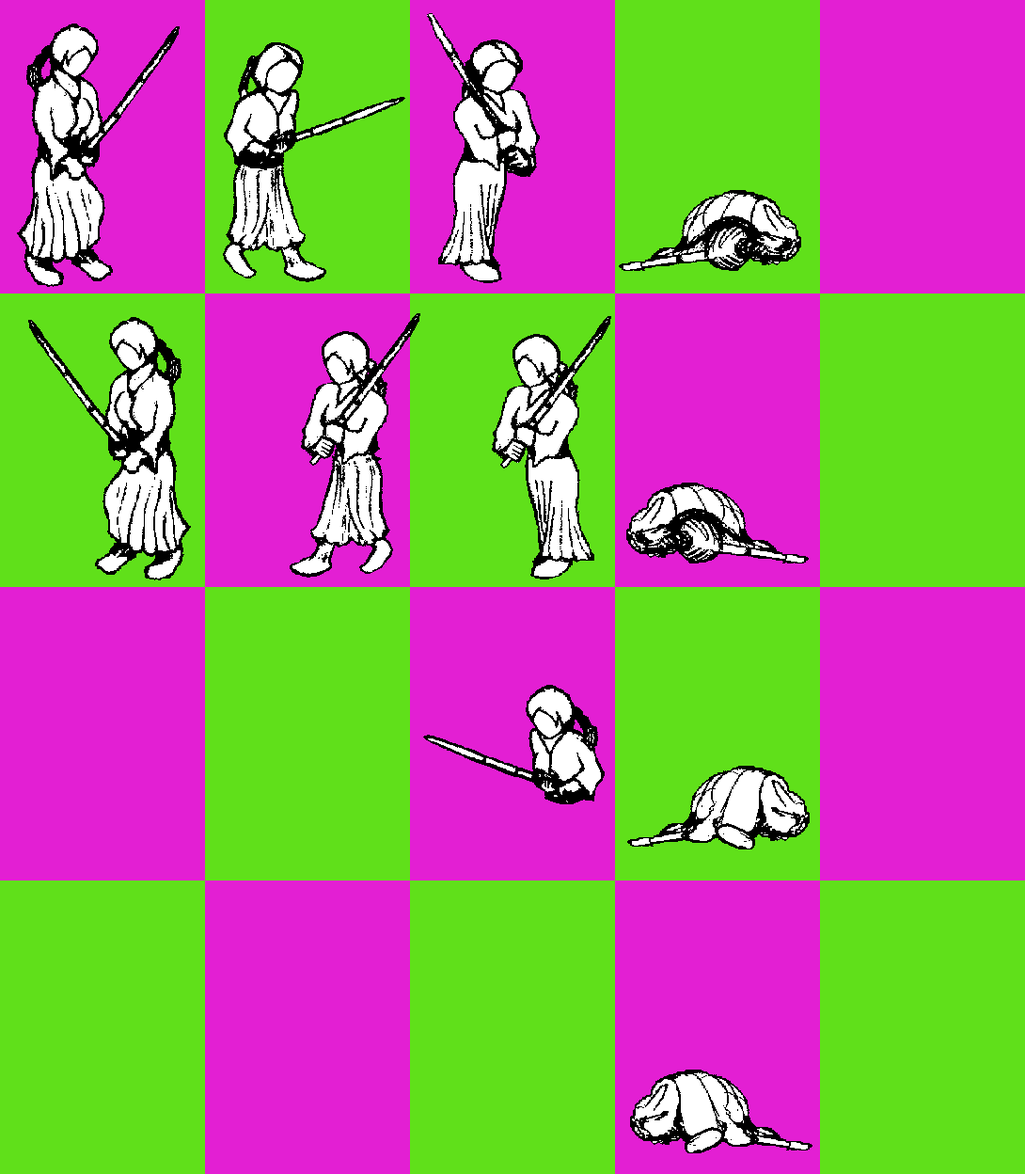
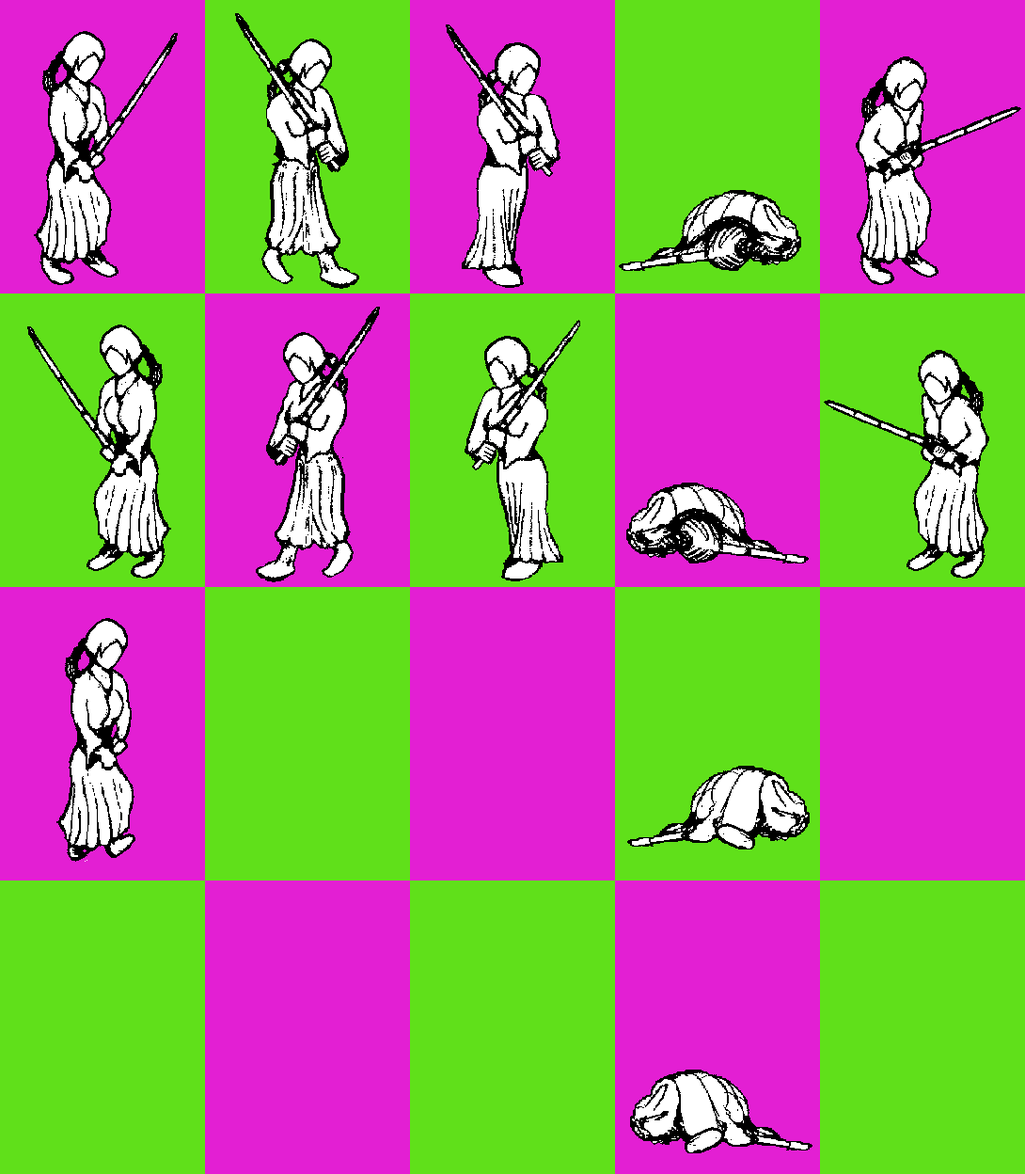
Comparing the layer stacks of the two 1025px x 1174px images. Changes:
moved "kendo" above "cleaver", painted on it over bbox(16, 13, 1022, 862)
